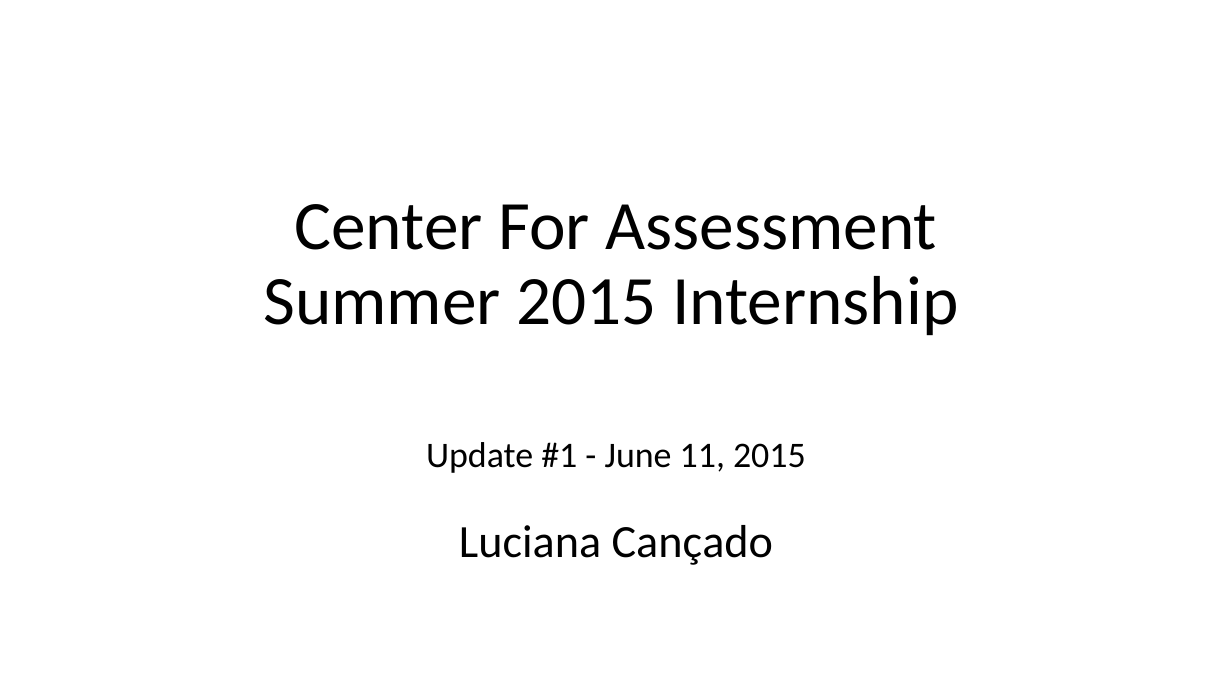
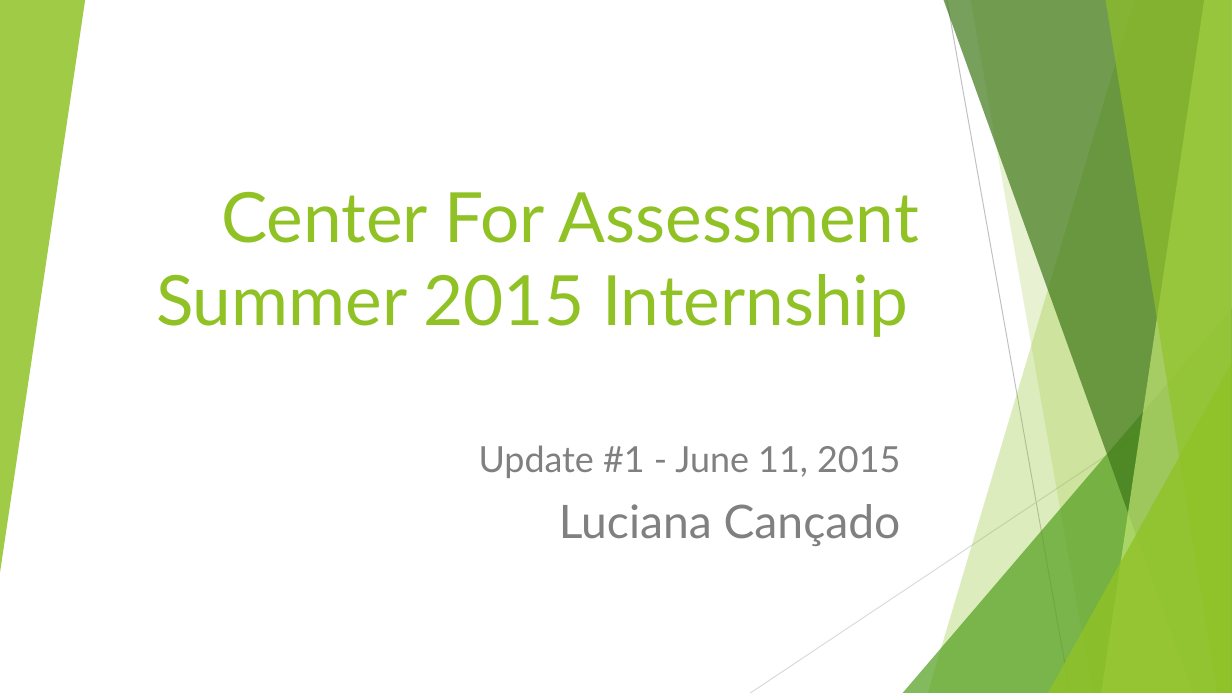
Before and after one commit to lcancado/Center-Internship-Presentations, a slide deck: slide 1 of Internship Update June 11.pptx. Drawn at 1232x693 pixels with LibreOffice and Linux fonts; fonts in the diff are those of the drawing. Boxes give left, top, right and bottom in pixels: in the first picture for what was removed or moved away, otherwise in the second. Text is boxed around its words. In the diff, an @@ line names an element or a change of style, - is before the commit and + after.

```diff
--- a/Internship Update June 11.pptx
+++ b/Internship Update June 11.pptx
@@ group added at (0, 0, 1232, 693): 5 freeform shapes, 3 triangles, 2 lines @@
@@ title "Center For Assessment Summer 2015 ...": place and size @@
-title "Center For Assessment Summer 2015 ..." at (263, 204, 958, 336)
+title "Center For Assessment Summer 2015 ..." at (156, 191, 919, 337)
@@ title "Center For Assessment Summer 2015 ..." at (156, 191, 919, 337): font Calibri to Lato, text colour #000000 to #90C226; alignment centre to right; line spacing 0.9 to 1 @@
@@ subtitle "Update #1 - June 11, ..." at (479, 445, 901, 546): font Calibri to Lato, text colour #000000 to #808080; alignment centre to right; line spacing 0.9 to 1 @@
```
Also in this commit, not shown: 9 other slides changed.
